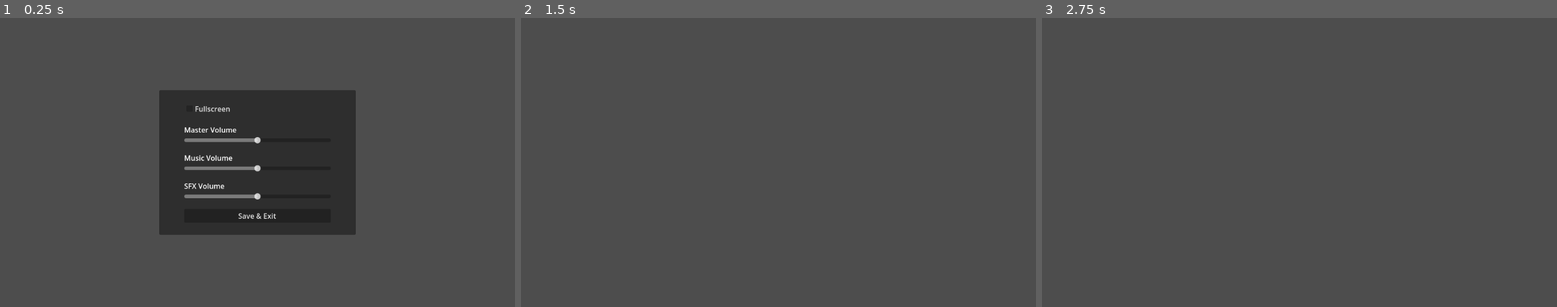
Above: before the commit, frames 1-3 (left to right).
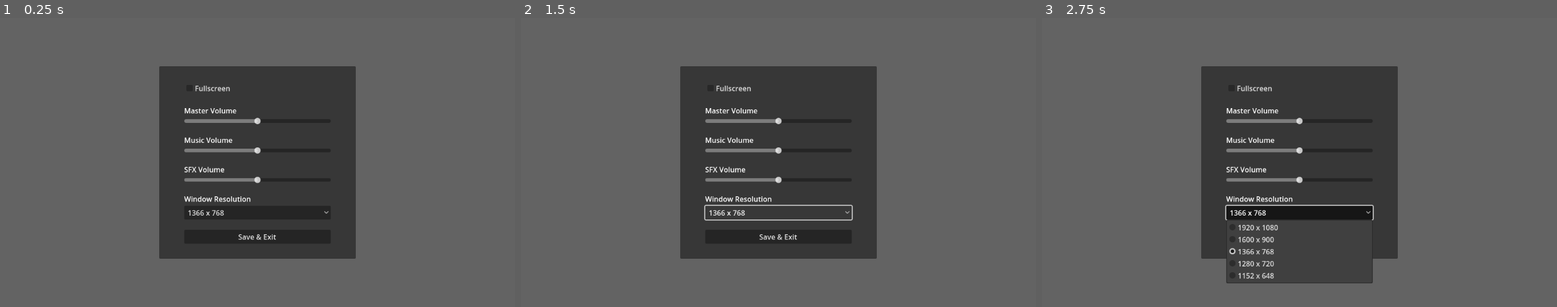
Above: after the commit, the same moments.

Repository: fayotic/the-eye-game-jam
Game: Godot game, scene res://components/menus/settings/settings_panel.tscn
Same seed, same stepped clock (60 frames per second), same inputs: the game is played once before the commit and once after it. This scene is started directly instead of the project's main scene.
Inputs (mouse positions are in pixels of both pictures, inside the frame that each line leads up to):
- Up to frame 1 (0.25 s): no input
- Up to frame 2 (1.5 s): click (778, 211) at 0.5 s, where only the run after the commit has a clickable "1366 x 768"; click (778, 211) at 1.25 s, where only the run after the commit has a clickable "1366 x 768"
- Up to frame 3 (2.75 s): click (1299, 211) at 2 s, where only the run after the commit has a clickable "1366 x 768"

The runs differ from the first frame. In frame 1, 2.8% of the frame differs, in the area x 35-65%, y 23-79%; in frame 2, 3.3%; in frame 3, 3.7%, in the area x 35-65%, y 23-92%.

Commit message:
Add window resolution setting to settings panel
Introduces a window resolution option in the settings panel, allowing users to select from predefined resolutions. The selected resolution is saved and loaded via the settings manager. Also adds a background to the settings panel and creates a basic player scene.

Diff:
--- a/autoloads/settings_manager.gd
+++ b/autoloads/settings_manager.gd
@@ -1,6 +1,8 @@
 extends Node
 
 var fullscreen: bool = false
+
+var window_resolution: Vector2i = Vector2i(1152, 648)
 
 var volumes: Dictionary = {
 	"Master": 0.5,
@@ -41,14 +43,14 @@
 		DisplayServer.window_set_mode(DisplayServer.WINDOW_MODE_WINDOWED)
 		DisplayServer.window_set_flag(DisplayServer.WINDOW_FLAG_BORDERLESS, false)
 
-	_save()
+	save()
 
 
 ## Sets a bus volume, applies it, and saves
 func set_bus_volume(bus: String, linear_value: float) -> void:
 	volumes[bus] = clamp(linear_value, 0.0, 1.0)
 	_apply_bus_volume(bus, volumes[bus])
-	_save()
+	save()
 
 
 ## Returns the current bus volume
@@ -84,9 +86,11 @@
 	}
 
 
-func _save() -> void:
+func save() -> void:
 	var c = ConfigFile.new()
 	c.set_value(SEC_VIDEO, "fullscreen", fullscreen)
+	c.set_value(SEC_VIDEO, "resolution_x", window_resolution.x)
+	c.set_value(SEC_VIDEO, "resolution_y", window_resolution.y)
 
 	for bus in volumes.keys():
 		c.set_value(SEC_AUDIO, bus, volumes[bus])
@@ -103,6 +107,11 @@
 		return
 
 	fullscreen = bool(c.get_value(SEC_VIDEO, "fullscreen", fullscreen))
+	var x = int(c.get_value(SEC_VIDEO, "resolution_x", window_resolution.x))
+	var y = int(c.get_value(SEC_VIDEO, "resolution_y", window_resolution.y))
+
+	window_resolution = Vector2i(x, y)
+	DisplayServer.window_set_size(window_resolution)
 
 	for bus in ["Master", "Sfx", "Music"]:
 		if c.has_section_key(SEC_AUDIO, bus):
@@ -111,5 +120,5 @@
 
 ## Save and quit the game
 func close_game() -> void:
-	_save()
+	save()
 	get_tree().quit()
--- a/components/menus/settings/settings_panel.gd
+++ b/components/menus/settings/settings_panel.gd
@@ -9,6 +9,14 @@
 @export var close_button: BaseButton
 
 var settings_manager: Node
+
+var resolutions = [
+	Vector2i(1920, 1080),
+	Vector2i(1600, 900),
+	Vector2i(1366, 768),
+	Vector2i(1280, 720),
+	Vector2i(1152, 648)
+]
 
 func _ready() -> void:
 	settings_manager = get_tree().get_first_node_in_group("SManager")
@@ -35,7 +43,7 @@
 		music_slider.value_changed.connect(_on_music_slider_changed)
 
 	if close_button:
-		close_button.pressed.connect(func(): SettingsManager._save() ; call_deferred("queue_free"))
+		close_button.pressed.connect(func(): SettingsManager.save() ; EventBus.menu_closed.emit() ; call_deferred("queue_free"))
 
 
 func _load_toggle(toggle: CheckBox, key: String) -> void:
@@ -72,7 +80,10 @@
 		settings_manager.set_bus_volume("Music", new_value)
 
 
-func _on_tree_exiting() -> void:
-	EventBus.menu_closed.emit()
-	await EventBus.menu_closed
-	queue_free()
+func _on_option_button_item_selected(index: int) -> void:
+	if index >= 0 and index < resolutions.size():
+		var res = resolutions[index]
+		DisplayServer.window_set_size(res)
+		if settings_manager:
+			settings_manager.window_resolution = res
+			settings_manager.save()
--- a/components/menus/settings/settings_panel.tscn
+++ b/components/menus/settings/settings_panel.tscn
@@ -10,6 +10,14 @@
 music_slider = NodePath("Panel/VBoxContainer/VBoxContainer2/MusicVol")
 close_button = NodePath("Panel/VBoxContainer/ReturnButton")
 
+[node name="BG" type="ColorRect" parent="."]
+anchors_preset = 15
+anchor_right = 1.0
+anchor_bottom = 1.0
+grow_horizontal = 2
+grow_vertical = 2
+color = Color(1, 1, 1, 0.1254902)
+
 [node name="Panel" type="Panel" parent="."]
 anchors_preset = 8
 anchor_left = 0.5
@@ -17,9 +25,9 @@
 anchor_right = 0.5
 anchor_bottom = 0.5
 offset_left = -220.0
-offset_top = -162.0
+offset_top = -216.0
 offset_right = 220.0
-offset_bottom = 162.0
+offset_bottom = 216.0
 grow_horizontal = 2
 grow_vertical = 2
 
@@ -32,7 +40,7 @@
 offset_right = -56.0
 grow_horizontal = 2
 grow_vertical = 2
-theme_override_constants/separation = 20
+theme_override_constants/separation = 23
 alignment = 1
 
 [node name="FullscreenCheck" type="CheckBox" parent="Panel/VBoxContainer"]
@@ -70,8 +78,30 @@
 [node name="SfxVol" type="HSlider" parent="Panel/VBoxContainer/VBoxContainer3"]
 layout_mode = 2
 
+[node name="VBoxContainer4" type="VBoxContainer" parent="Panel/VBoxContainer"]
+layout_mode = 2
+
+[node name="Res" type="Label" parent="Panel/VBoxContainer/VBoxContainer4"]
+layout_mode = 2
+text = "Window Resolution"
+
+[node name="OptionButton" type="OptionButton" parent="Panel/VBoxContainer/VBoxContainer4"]
+layout_mode = 2
+selected = 2
+item_count = 5
+popup/item_0/text = "1920 x 1080"
+popup/item_0/id = 0
+popup/item_1/text = "1600 x 900"
+popup/item_1/id = 1
+popup/item_2/text = "1366 x 768"
+popup/item_2/id = 2
+popup/item_3/text = "1280 x 720"
+popup/item_3/id = 3
+popup/item_4/text = "1152 x 648"
+popup/item_4/id = 4
+
 [node name="ReturnButton" type="Button" parent="Panel/VBoxContainer"]
 layout_mode = 2
 text = "Save & Exit"
 
-[connection signal="tree_exiting" from="." to="." method="_on_tree_exiting"]
+[connection signal="item_selected" from="Panel/VBoxContainer/VBoxContainer4/OptionButton" to="." method="_on_option_button_item_selected"]
--- /dev/null
+++ b/components/player/player.tscn
@@ -0,0 +1,3 @@
+[gd_scene format=3 uid="uid://5rqbxtnr54xt"]
+
+[node name="Player" type="CharacterBody3D"]
